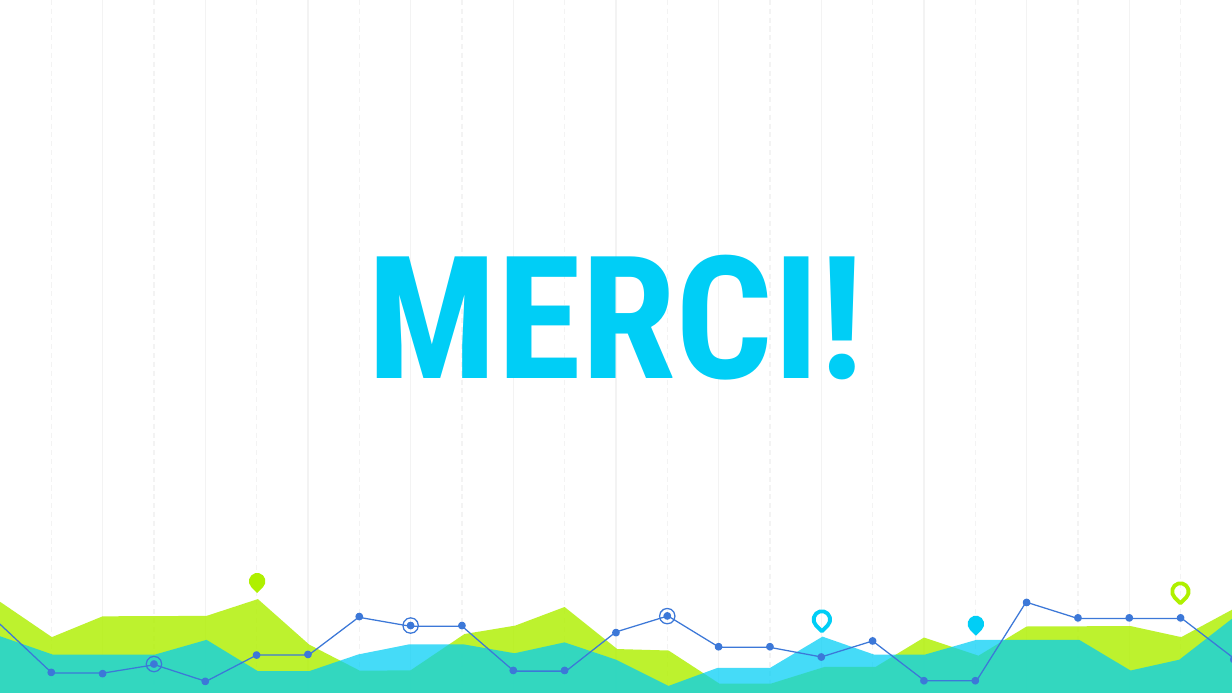
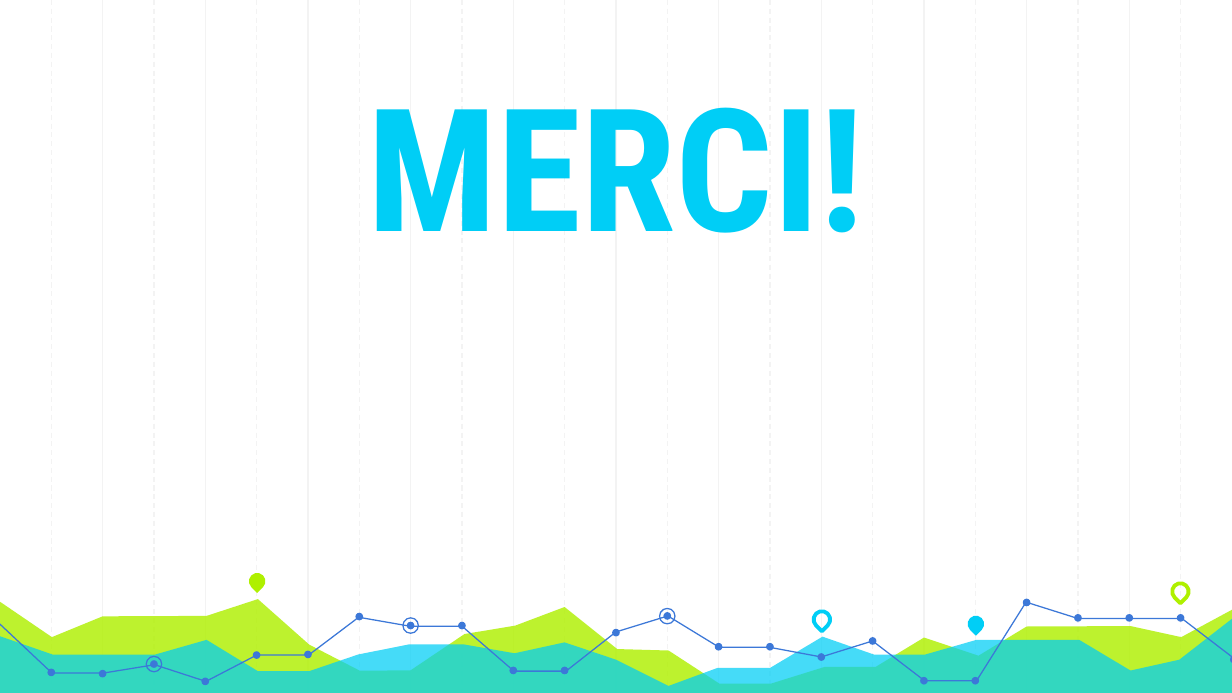
Before and after one commit to AzeddineZadir/docpfc, a slide deck: slide 23 of présentation licence 3.pptx. Drawn at 1232x693 pixels with LibreOffice and Linux fonts; fonts in the diff are those of the drawing. Boxes give left, top, right and bottom in pixels: in the first picture for what was removed or moved away, otherwise in the second. Text is boxed around its words. In the diff, an @@ line names an element or a change of style, - is before the commit and + after.

```diff
--- a/présentation licence 3.pptx
+++ b/présentation licence 3.pptx
@@ title "MERCI!": place and size @@
-title "MERCI!" at (368, 254, 864, 380)
+title "MERCI!" at (368, 107, 864, 233)
```
Also in this commit, not shown: 8 other slides changed.
